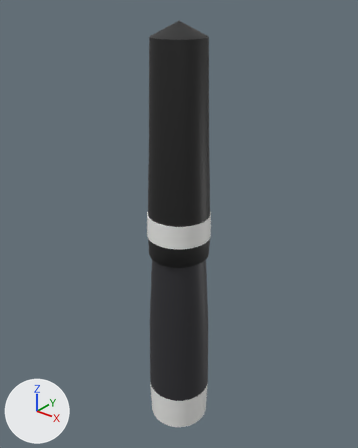
The glTF model blender/rider_shin.glb as it was, and as the next commit left it.
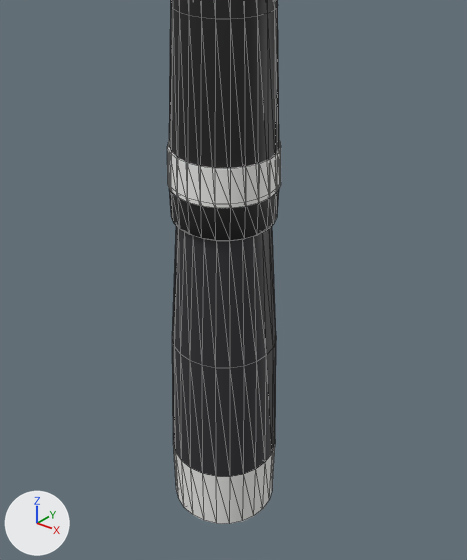
There are two pictures of each version: one whole from a 50 mm lens placed at (0.664, -0.83, 1.096), pointed at (-0.016, 0.02, 0.569), one close up on the part from 15% to 88% of the width and 29% to 100% of the height. The lights are fixed; the arrows at lower left show +X, +Y and +Z. The first two pictures are the older version. The close-ups show mesh edges as thin lines. Vertices at exactly the same position are counted once.

Objects in the first close-up: 'rd_shin', 'rd_shin_boot', 'rd_shin_cuff', 'rd_shin_w'.
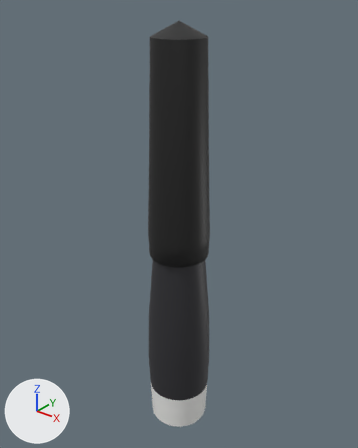
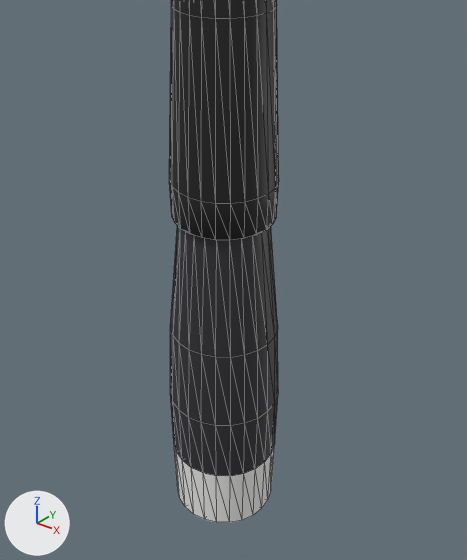
What differs and where, as boxes [x1, y1, x2, y2] in the close-ups (467 x 560 px):
'rd_shin', reshaped: before [172, 226, 276, 477]; after [170, 226, 278, 476]
'rd_shin_cuff', deleted: before [167, 140, 281, 208]

Diff of the bpy script that builds the scene:
```diff
--- a/blender/rider_shin.glb.py
+++ b/blender/rider_shin.glb.py
@@ me_shin @@
 # used by ob_rd_shin; location = (0.0, 0.0, 0.0)
-me_shin.from_pydata(...)  # 74 vertices, 144 faces; spans x -0.08..0.08, y -0.08..0.08, z 0.1..0.5
+me_shin.from_pydata(...)  # 98 vertices, 192 faces; spans x -0.083..0.083, y -0.083..0.083, z 0.1..0.5
+# me_shin part 1
+# 72 vertices are removed from x -0.08..0.08, y -0.08..0.08, z 0.1..0.5
+# 144 faces are deleted
+# 96 vertices are added at x -0.083..0.083, y -0.083..0.083, z 0.1..0.5
+# 192 new faces join them
 me_shin.materials.append(mat_l_suit)
@@ ob_rd_shin_cuff @@
-ob_rd_shin_cuff = bpy.data.objects.new('rd_shin_cuff', me_shin_cuff)
-ob_rd_shin_cuff.location = (0.0, 0.0, 0.0)
```
